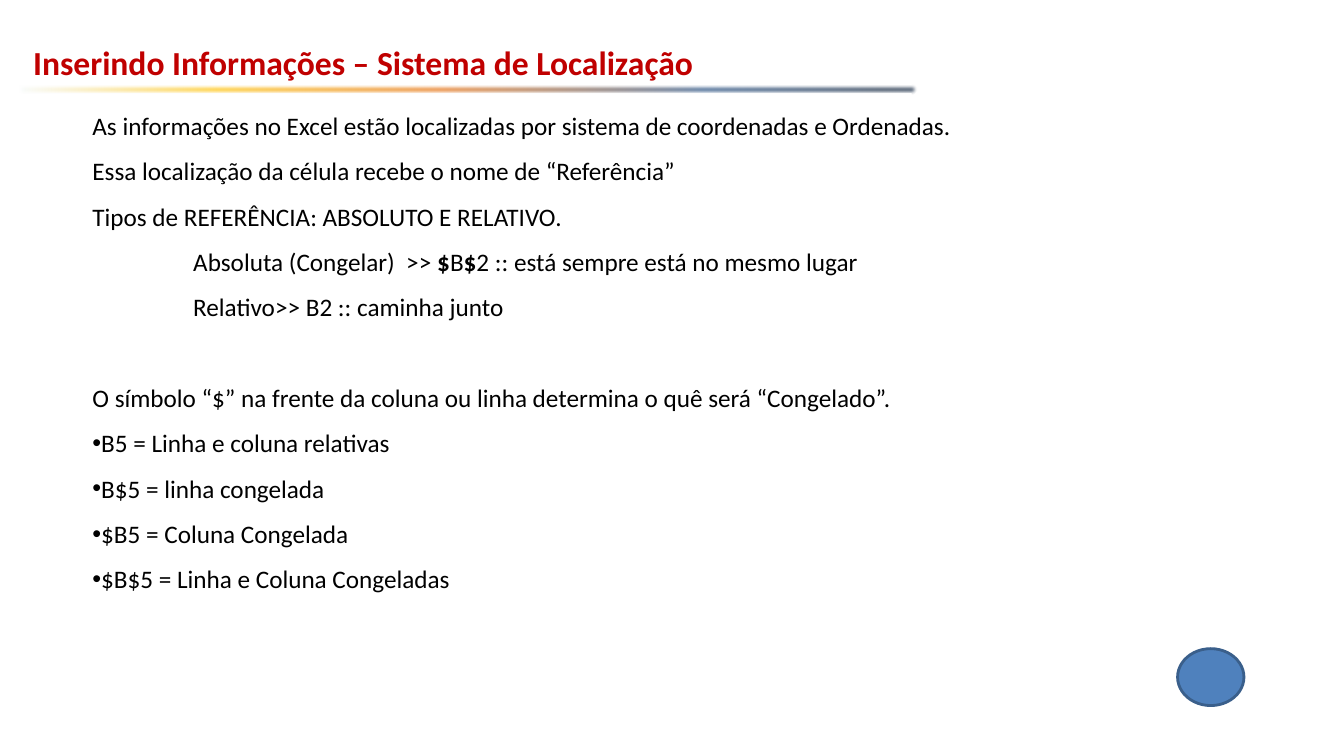
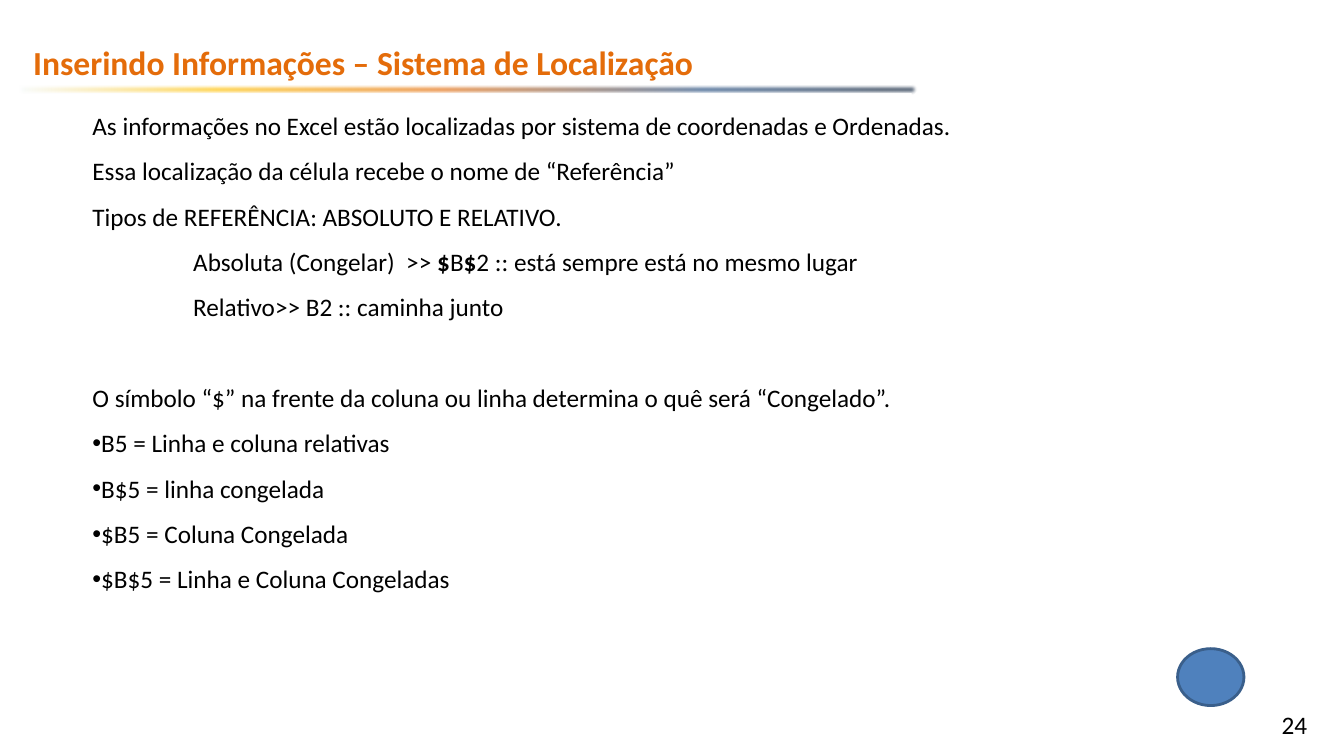
Before and after one commit to emerson-fenrir/Excel_Basico, a slide deck: slide 24 of Aula3.pptx (slide 21 before the commit). Drawn at 1344x756 pixels with LibreOffice and Linux fonts; fonts in the diff are those of the drawing; background and template pictures are left out. Boxes give left, top, right and bottom in pixels: in the first picture for what was removed or moved away, otherwise in the second. Text is boxed around its words. In the diff, an @@ line names an element or a change of style, - is before the commit and + after.

```diff
--- a/Aula3.pptx
+++ b/Aula3.pptx
@@ text "Inserindo Informações – Sistema de ..." at (33,51,693,81): text colour #C00000 to #E46C0A @@
@@ page number added at (1282,717,1308,734), 18 pt, text #000000 @@
+24
```
Also in this commit, not shown: 43 other slides changed, 3 slides added, 1 other file.
